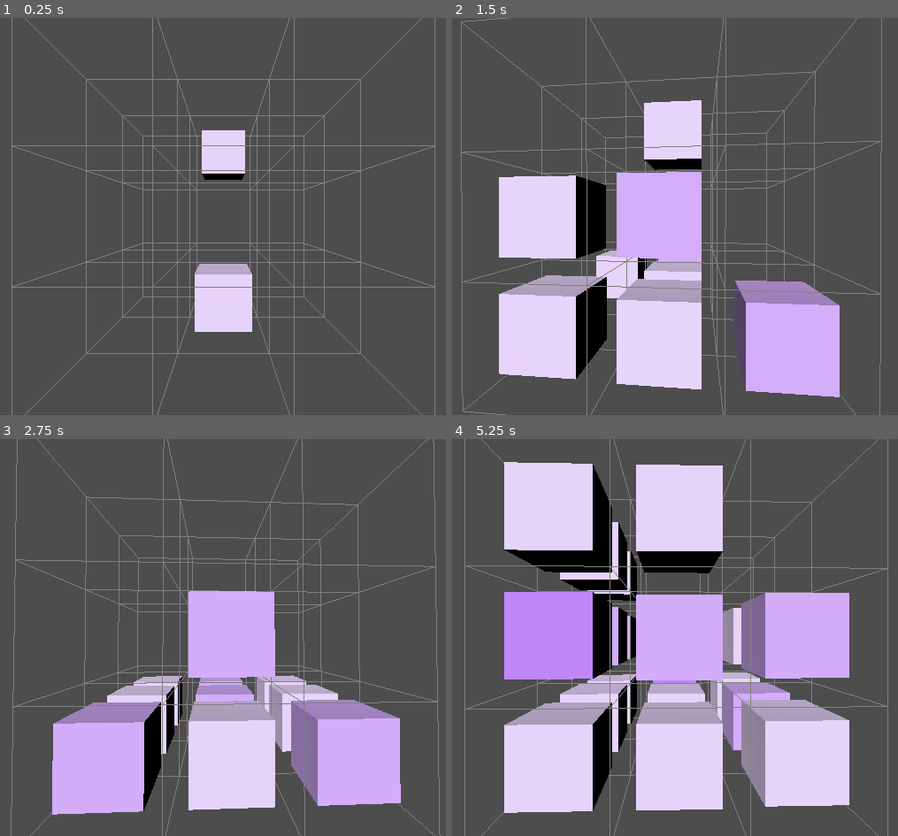
Above: before the commit, frames 1-4 (two rows, left to right).
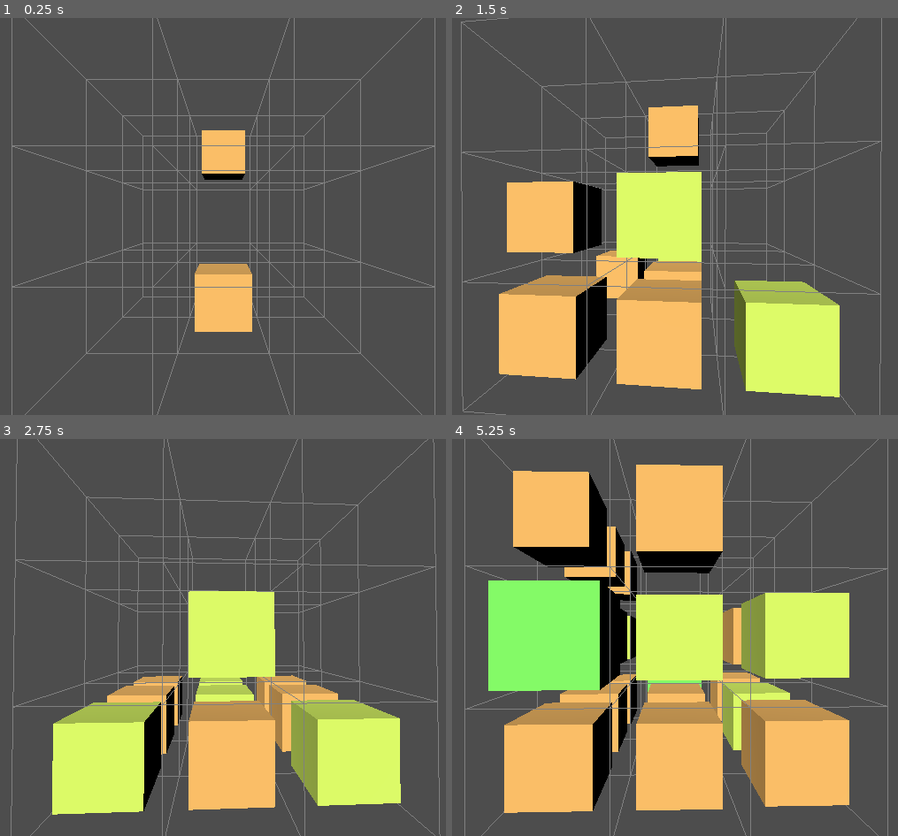
Above: after the commit, the same moments.

Repository: WheeledCord/3d2048
Game: Godot game, scene res://node_3d.tscn
Same seed, same stepped clock (60 frames per second), same inputs: the game is played once before the commit and once after it.
Inputs (mouse positions are in pixels of both pictures, inside the frame that each line leads up to):
- Up to frame 1 (0.25 s): no input
- Up to frame 2 (1.5 s): tap Enter at 0.5 s; move the mouse to (715, 216) at 0.52 s; hold W from 0.53 s (still down); tap Shift at 0.6 s; tap Space at 0.77, 1.25 s; move the mouse to (639, 216) at 1.27 s; tap C at 1.35 s
- Up to frame 3 (2.75 s): keep holding W; tap Space at 1.52 s; tap Enter at 2 s; move the mouse to (240, 629) at 2.02 s; tap Shift at 2.1 s
- Up to frame 4 (5.25 s): keep holding W; tap Space at 2.75, 3.02, 3.77, 4.25, 4.52 s; move the mouse to (666, 645) at 2.77 s; tap C at 2.85, 4.35 s; tap Enter at 3.5 s; move the mouse to (728, 641) at 3.52 s; tap Shift at 3.6, 5.1 s; move the mouse to (621, 633) at 4.27 s; move the mouse to (683, 637) at 5.02 s

The runs differ from the first frame. In frame 1, 3.2% of the frame differs, in the area x 43-57%, y 28-80%; in frame 2, 27%; in frame 3, 24%; in frame 4, 46%, in the area x 8-90%, y 5-95%.

Commit message:
stuff

Diff:
--- a/Tile.tscn
+++ b/Tile.tscn
@@ -14,5 +14,7 @@
 surface_material_override/0 = ExtResource("2_je3b2")
 
 [node name="Label3D" type="Label3D" parent="."]
-text = "3"
+billboard = 1
+double_sided = false
+text = "?"
 font_size = 216
--- a/camera_rig.gd
+++ b/camera_rig.gd
@@ -15,7 +15,7 @@
 	if event is InputEventMouseMotion:
 		yaw -= event.relative.x * sensitivity
 		pitch -= event.relative.y * sensitivity
-		pitch = clamp(pitch, -9999999999, 999999999999999)
+		#pitch = clamp(pitch, -9999999999, 999999999999999)
 
 func _process(delta):
 	rotation_degrees = Vector3(pitch, yaw, 0)
--- a/main.gd
+++ b/main.gd
@@ -31,7 +31,7 @@
 				spawn_random_tile()
 				spawn_random_tile()
 
-func get_camera_direction():
+func get_camera_direction() -> Dictionary:
 	var basis = camera.global_transform.basis
 	return {
 		"x": basis.x.normalized(),
@@ -44,9 +44,9 @@
 	var max_dot = 0.0
 	var best_axis = Vector3.ZERO
 	for axis in axes:
-		var dot = abs(raw_dir.dot(axis))
-		if dot > max_dot:
-			max_dot = dot
+		var dot_val = abs(raw_dir.dot(axis))
+		if dot_val > max_dot:
+			max_dot = dot_val
 			best_axis = axis * sign(raw_dir.dot(axis))
 	return best_axis
 
@@ -71,18 +71,23 @@
 					if other.value == tile.value and next_pos not in merged:
 						target_pos = next_pos
 					break
+				# Continue sliding
 				current_pos = next_pos
 				target_pos  = next_pos
 
+			# Perform move or merge
 			if target_pos != pos:
 				grid.erase(pos)
 				if target_pos in grid:
-					# merge
+					# Merge
 					var other = grid[target_pos]
 					tile.value *= 2
 					other.queue_free()
 					grid_root.remove_child(other)
 					merged.append(target_pos)
+					# play merge animation
+					tile.animate_merge()
+				# assign and move
 				grid[target_pos] = tile
 				tile.move_to(grid_to_world(target_pos))
 				moved = true
@@ -117,7 +122,8 @@
 	var tile    = TILE_SCENE.instantiate()
 	tile.value = 2
 	tile.global_position = grid_to_world(new_pos)
-	tile.move_to(grid_to_world(new_pos))
+	# play spawn animation
+	tile.animate_spawn()
 	grid_root.add_child(tile)
 	grid[new_pos] = tile
 
@@ -171,6 +177,6 @@
 				mi.mesh = mesh
 				var mat = StandardMaterial3D.new()
 				mat.shading_mode     = BaseMaterial3D.SHADING_MODE_UNSHADED
-				mat.albedo_color     = Color(0.5, 0.5, 0.5, 1)  # gray
+				mat.albedo_color     = Color(0.5, 0.5, 0.5, 1)
 				mi.material_override = mat
 				wireframe_root.add_child(mi)
--- a/tile.gd
+++ b/tile.gd
@@ -7,27 +7,51 @@
 		update_material()
 
 @onready var camera := get_viewport().get_camera_3d()
-var tween: Tween
+
+# a dedicated tween just for movement
+var move_tween: Tween
 
 func _ready():
-	tween = create_tween()
-	tween.kill()  # stop any empty tween
+	move_tween = create_tween()
+	move_tween.kill()
 
 func _process(delta):
-	pass
+	pass  # no billboard logic here
 
 func update_material():
-	var shift = log(value) / log(2) if value > 0 else 1
+	# compute which “step” we’re on (2→1, 4→2, 8→3, etc)
+	var step = log(value) / log(2) if value > 0 else 1
+	# map that onto a hue [0..1], e.g. each step shifts hue by 0.1
+	var hue = fmod(step * 0.1, 1.0)
+	# pick moderate saturation + brightness
+	var col = Color.from_hsv(hue, 0.6, 1.0)
 	var mat = StandardMaterial3D.new()
-	mat.albedo_color = Color8(
-		255 - shift * 20,
-		255 - shift * 40,
-		255
-	)
+	mat.albedo_color = col
 	$Cube.material_override = mat
 
 func move_to(target_pos: Vector3):
-	if tween:
-		tween.kill()
-	tween = create_tween()
-	tween.tween_property(self, "global_position", target_pos, 0.15).set_trans(Tween.TRANS_SINE).set_ease(Tween.EASE_OUT)
+	if move_tween:
+		move_tween.kill()
+	move_tween = create_tween()
+	move_tween.tween_property(self, "global_position", target_pos, 0.15) \
+		.set_trans(Tween.TRANS_SINE) \
+		.set_ease(Tween.EASE_OUT)
+
+func animate_spawn():
+	# starting tiny, growing to 1.0
+	scale = Vector3.ONE * 0.1
+	var t = create_tween()
+	t.tween_property(self, "scale", Vector3.ONE, 0.2) \
+		.set_trans(Tween.TRANS_SINE) \
+		.set_ease(Tween.EASE_OUT)
+
+func animate_merge():
+	# pop: 1.0 → 1.25 → 1.0
+	scale = Vector3.ONE
+	var t = create_tween()
+	t.tween_property(self, "scale", Vector3.ONE * 1.25, 0.1) \
+		.set_trans(Tween.TRANS_SINE) \
+		.set_ease(Tween.EASE_OUT)
+	t.tween_property(self, "scale", Vector3.ONE, 0.1) \
+		.set_trans(Tween.TRANS_SINE) \
+		.set_ease(Tween.EASE_IN)
Not shown: 1 places in Test.tscn that only renumber resources
